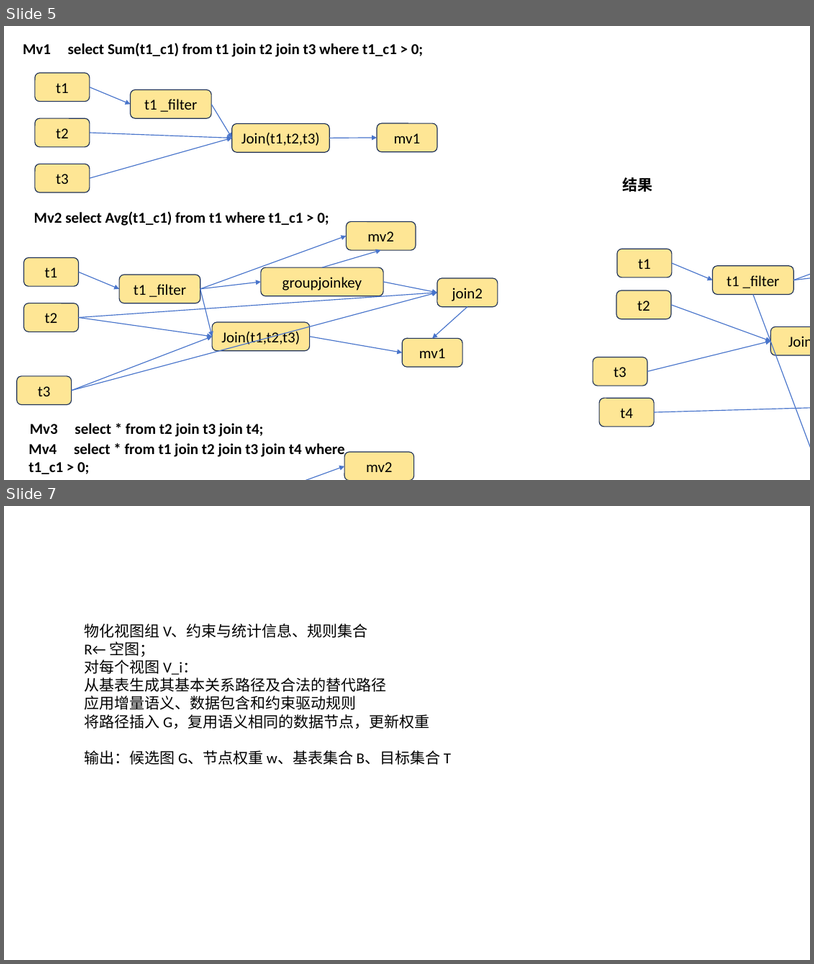
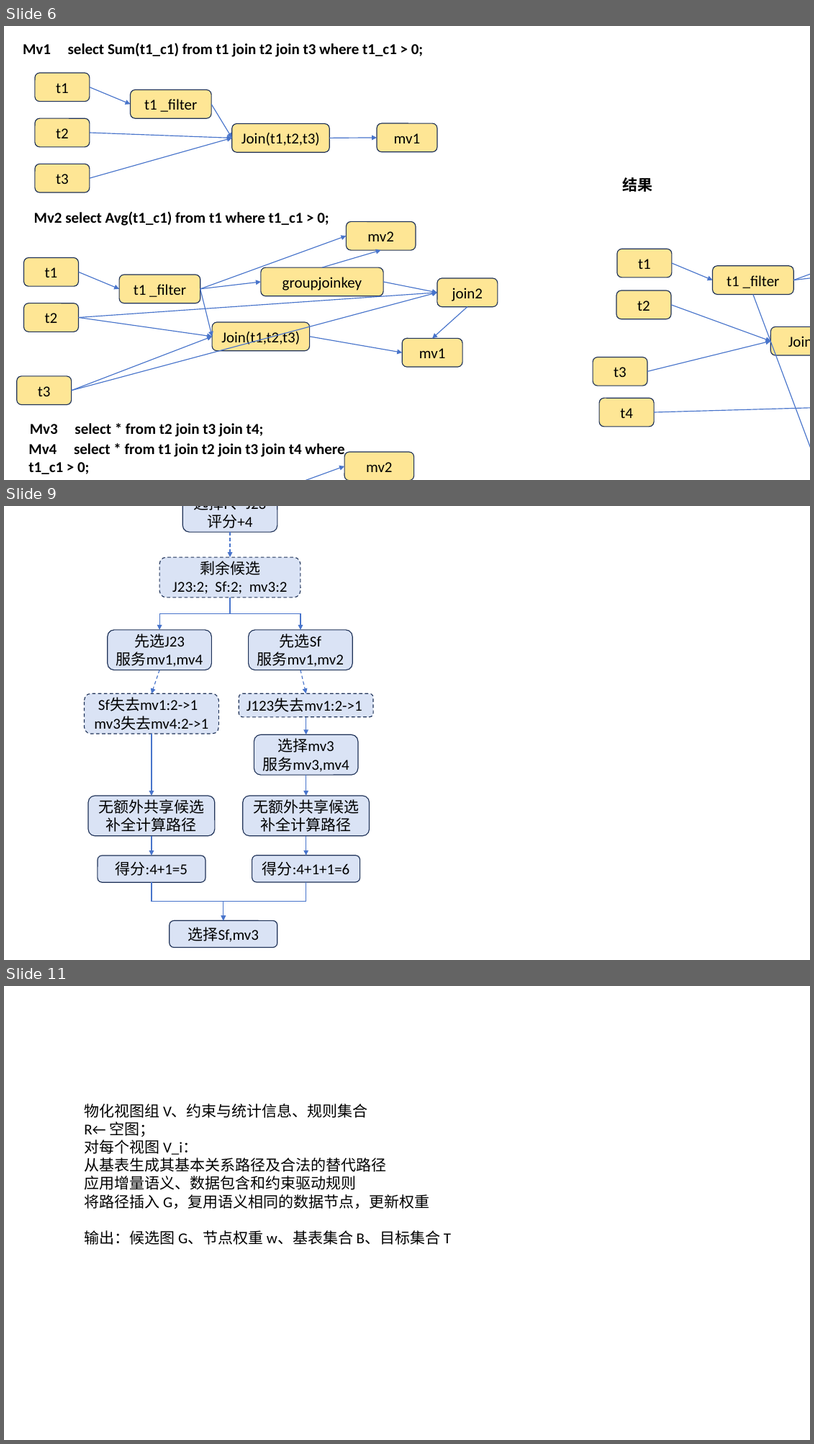
Before and after one commit to aspiringOrange/ivm, a slide deck: 方案优化版2.pptx. Shown one above the other, each under a label of ours: slides 5 and 7 before the commit, slides 6, 9 and 11 after it; the slides between them are not shown. The pictures are 814x964 and 814x1444 pixels, drawn with LibreOffice and Linux fonts; fonts in the diff are those of the drawing. Boxes give left, top, right and bottom in pixels: in the first picture for what was removed or moved away, otherwise in the second. Text is boxed around its words. In the diff, an @@ line names an element or a change of style, - is before the commit and + after.

```diff
--- a/方案优化版2.pptx
+++ b/方案优化版2.pptx
@@ slide 9 added at [4, 506, 810, 960], background #FFFFFF @@
@@ rounded rectangle added at [183, 506, 278, 532], fill #DAE3F5, outline #203359 1 pt, 18 pt, text #000000 @@
+选择F、J23
+评分+4
@@ arrow added from (230, 532) to (230, 557), #4874CB 1 pt dashed @@
@@ rounded rectangle added at [160, 557, 301, 597], fill #DAE3F5, outline #203359 1 pt dashed, 18 pt, text #000000 @@
+剩余候选
+J23:2; Sf:2; mv3:2
@@ elbow arrow added from (230, 597) to (160, 630), #4874CB 1 pt @@
@@ elbow arrow added from (230, 597) to (301, 630), #4874CB 1 pt @@
@@ rounded rectangle added at [108, 630, 211, 670], fill #DAE3F5, outline #203359 1 pt, 18 pt, text #000000 @@
+先选J23
+服务mv1,mv4
@@ rounded rectangle added at [248, 630, 352, 670], fill #DAE3F5, outline #203359 1 pt, 18 pt, text #000000 @@
+先选Sf
+服务mv1,mv2
@@ arrow added from (160, 670) to (152, 693), #4874CB 1 pt dashed @@
@@ arrow added from (301, 670) to (306, 693), #4874CB 1 pt dashed @@
@@ rounded rectangle added at [85, 693, 219, 734], fill #DAE3F5, outline #203359 1 pt dashed, 18 pt, text #000000 @@
+Sf失去mv1:2->1
+mv3失去mv4:2->1
@@ rounded rectangle added at [239, 693, 373, 717], fill #DAE3F5, outline #203359 1 pt dashed, 18 pt, text #000000 @@
+J123失去mv1:2->1
@@ arrow added from (306, 717) to (306, 735), #4874CB 1 pt @@
@@ arrow added from (152, 734) to (152, 795), #4874CB 1 pt @@
@@ rounded rectangle added at [255, 735, 358, 775], fill #DAE3F5, outline #203359 1 pt, 18 pt, text #000000 @@
+选择mv3
+服务mv3,mv4
@@ arrow added from (306, 775) to (306, 795), #4874CB 1 pt @@
@@ rounded rectangle added at [88, 795, 214, 836], fill #DAE3F5, outline #203359 1 pt, 18 pt, text #000000 @@
+无额外共享候选
+补全计算路径
@@ rounded rectangle added at [243, 795, 369, 836], fill #DAE3F5, outline #203359 1 pt, 18 pt, text #000000 @@
+无额外共享候选
+补全计算路径
@@ arrow added from (152, 836) to (152, 855), #4874CB 1 pt @@
@@ arrow added from (306, 836) to (306, 855), #4874CB 1 pt @@
@@ rounded rectangle added at [98, 855, 206, 882], fill #DAE3F5, outline #203359 1 pt, 18 pt, text #000000 @@
+得分:4+1=5
@@ rounded rectangle added at [252, 855, 360, 882], fill #DAE3F5, outline #203359 1 pt, 18 pt, text #000000 @@
+得分:4+1+1=6
@@ elbow arrow added from (152, 883) to (224, 921), #4874CB 1 pt @@
@@ elbow arrow added from (306, 882) to (224, 921), #4874CB 1 pt @@
@@ rounded rectangle added at [170, 921, 278, 947], fill #DAE3F5, outline #203359 1 pt, 18 pt, text #000000 @@
+选择Sf,mv3
@@ what was slide 5 is now slide 6 @@
@@ what was slide 7 is now slide 11 @@
```
Also in this commit, not shown: 1 slide changed, 3 other slides added.
